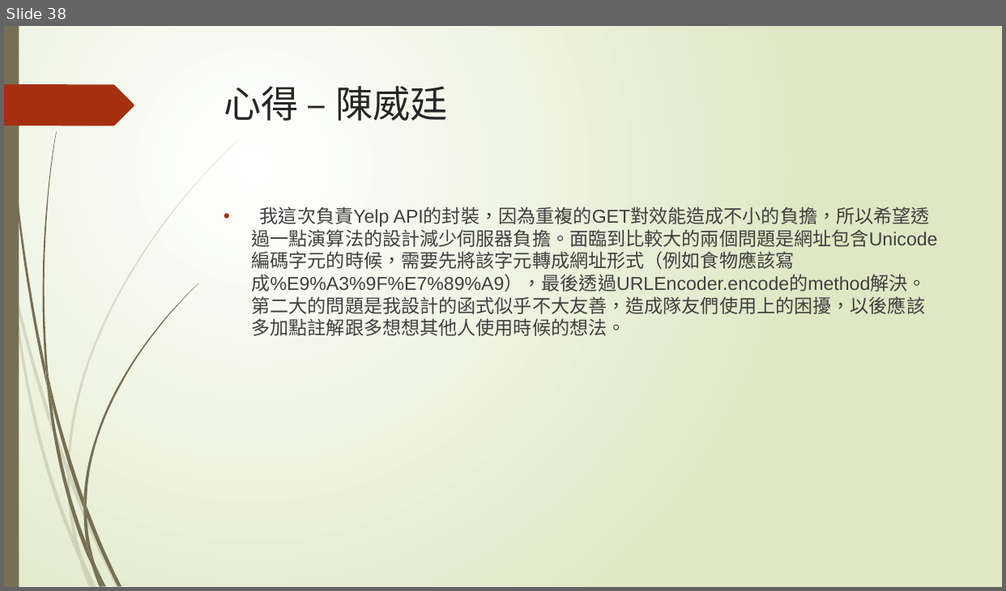
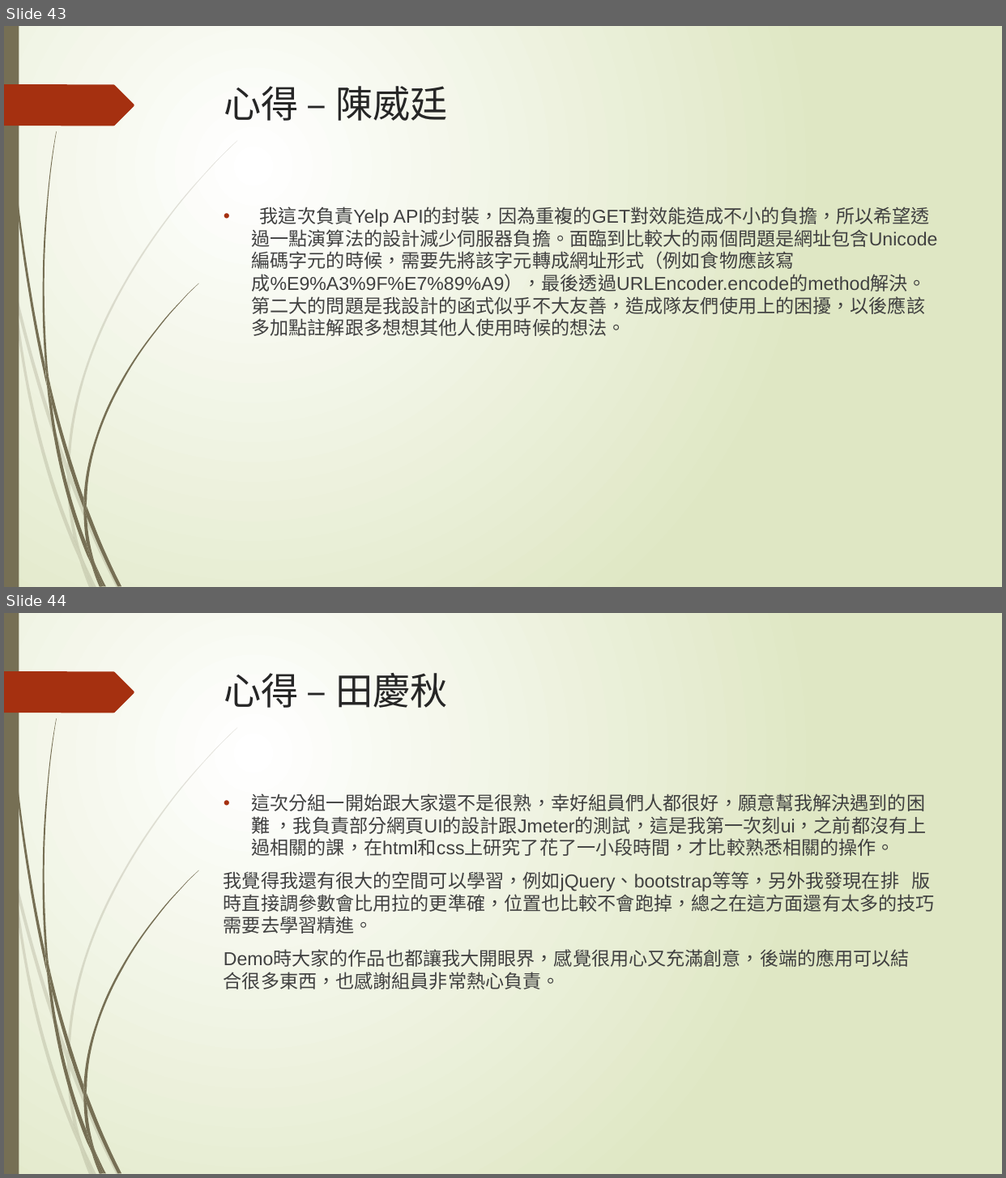
Before and after one commit to penut85420/WBSE_Project, a slide deck: 其他/YelpBlaBla.pptx. Shown one above the other, each under a label of ours: slide 38 before the commit, slides 43 and 44 after it. The pictures are 1006x591 and 1006x1178 pixels, drawn with LibreOffice and Linux fonts; fonts in the diff are those of the drawing. Boxes give left, top, right and bottom in pixels: in the first picture for what was removed or moved away, otherwise in the second. Text is boxed around its words. In the diff, an @@ line names an element or a change of style, - is before the commit and + after.

Commit message:
加上操作故事

```diff
--- a/其他/YelpBlaBla.pptx
+++ b/其他/YelpBlaBla.pptx
@@ slide 44 added at [4, 613, 1002, 1174], background gradient #FFFFFF to #DFE8C4; not listed: 24 template elements that a slide beside it also shows @@
@@ title added at [224, 673, 448, 708], 36 pt, text #262626 @@
+心得 – 田慶秋
@@ text added at [224, 791, 935, 990], 18 pt, text #404040 @@
+• 這次分組一開始跟大家還不是很熟，幸好組員們人都很好，願意幫我解決遇到的困難 ，我負責部分網頁UI的設計跟Jmeter的測試，這是我第一次刻ui，之前都沒有上過相關的課，在html和css上研究了花了一小段時間，才比較熟悉相關的操作。
+我覺得我還有很大的空間可以學習，例如jQuery、bootstrap等等，另外我發現在排 版時直接調參數會比用拉的更準確，位置也比較不會跑掉，總之在這方面還有太多的技巧需要去學習精進。
+Demo時大家的作品也都讓我大開眼界，感覺很用心又充滿創意，後端的應用可以結 合很多東西，也感謝組員非常熱心負責。
@@ what was slide 38 is now slide 43 @@
```
Also in this commit, not shown: 5 other slides added.
